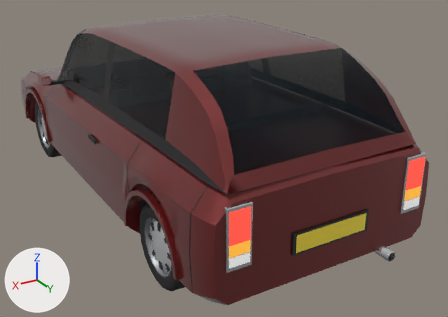
One commit to the glTF model godot/assets/models/tr_hatch.glb: the scene before it, then after it.
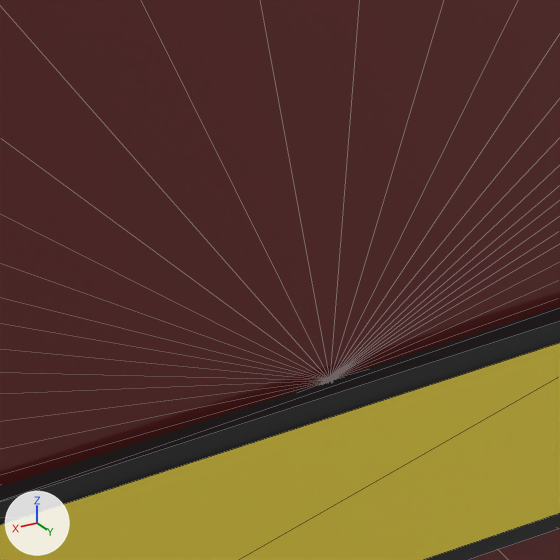
The first picture shows the older version from a camera (50 mm lens) standing at (2.17, 4.41, 2.34) and looking at (-0.25, 0.38, 0.33). The close-ups show the older and then the newer version on the part from 67% to 79% of the width and 58% to 75% of the height of that picture. Only the edits that show in the close-ups are written down. The lights are fixed; the arrows at lower left show +X, +Y and +Z. The close-ups show mesh edges as thin lines. Where no turn or scale is listed for an object, it has been applied to the vertices.

Names of what the first close-up shows: 'plate_frame_rear', 'plate_rear', 'tail'.
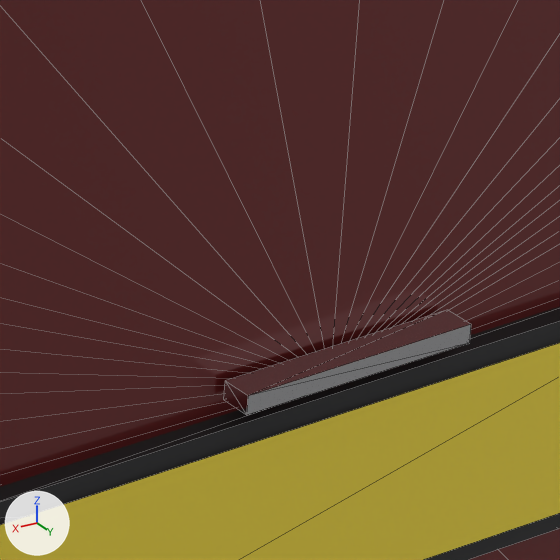
Where the change shows, as pixel boxes [x1, y1, x2, y2] in the close-ups (560 x 560 px):
'plate_light', added: after [224, 310, 471, 415]

The change in detail:
Mesh me_plate_light is new.
It is a box spanning x -0.08..0.08, y -0.01..0.01, z -0.006..0.006.
It uses material mat_chrome (white #e7e7ea).
Object 'plate_light' (ob_plate_light) is new; it shows me_plate_light.
Its location is (0.0, 2.014, 0.6045).
